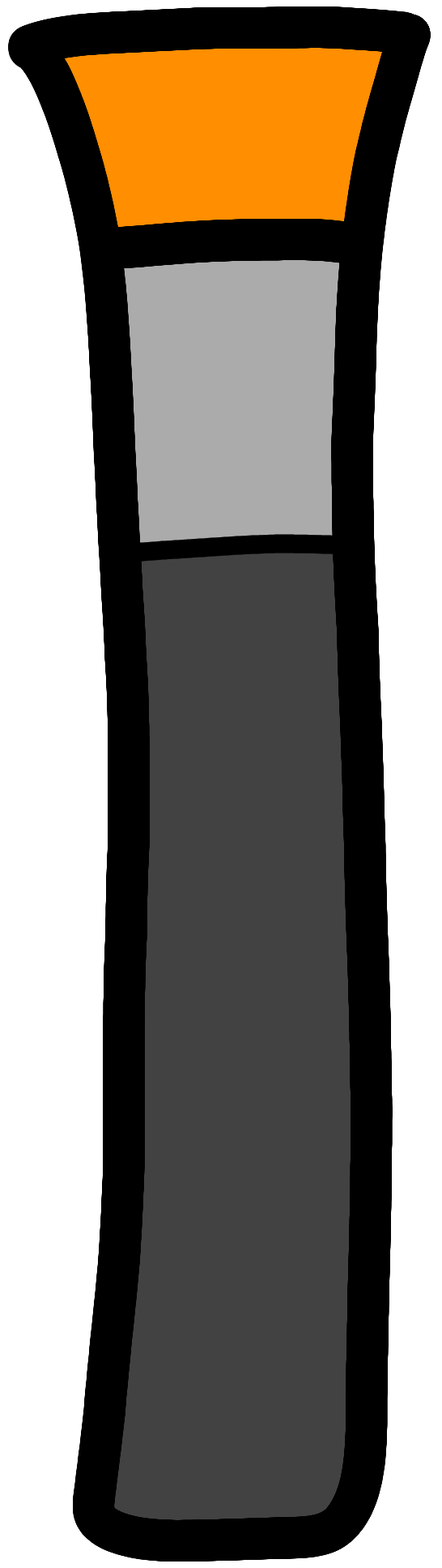
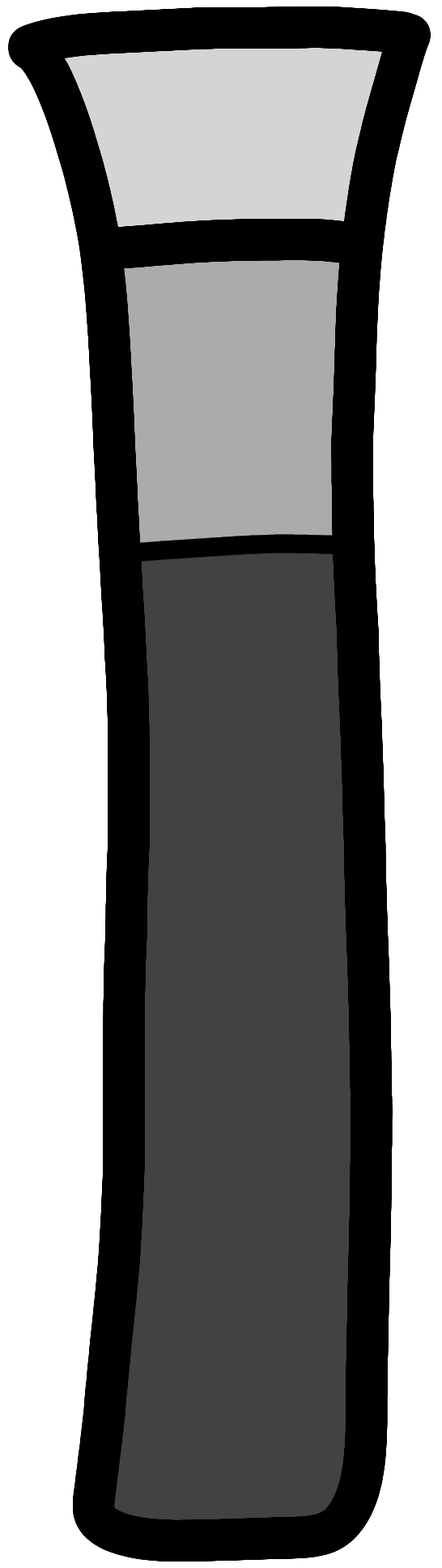
Layers edited between the first and the second w=442, h=1568 image:
painted on "color #1" over [64, 47, 383, 228]
